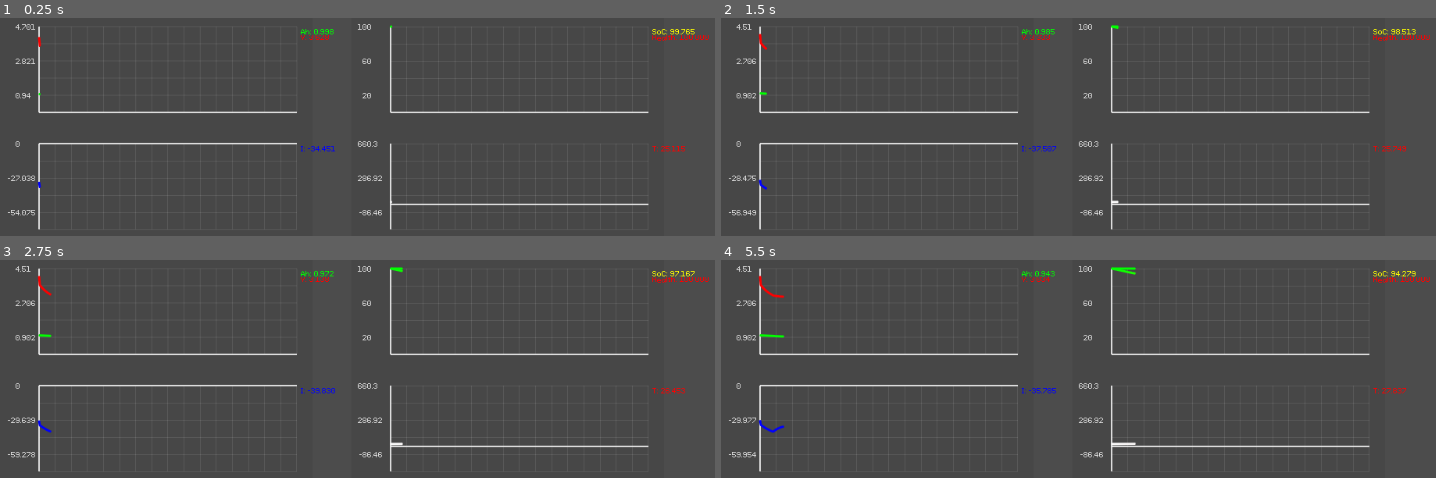
Above: before the commit, frames 1-4 (two rows, left to right).
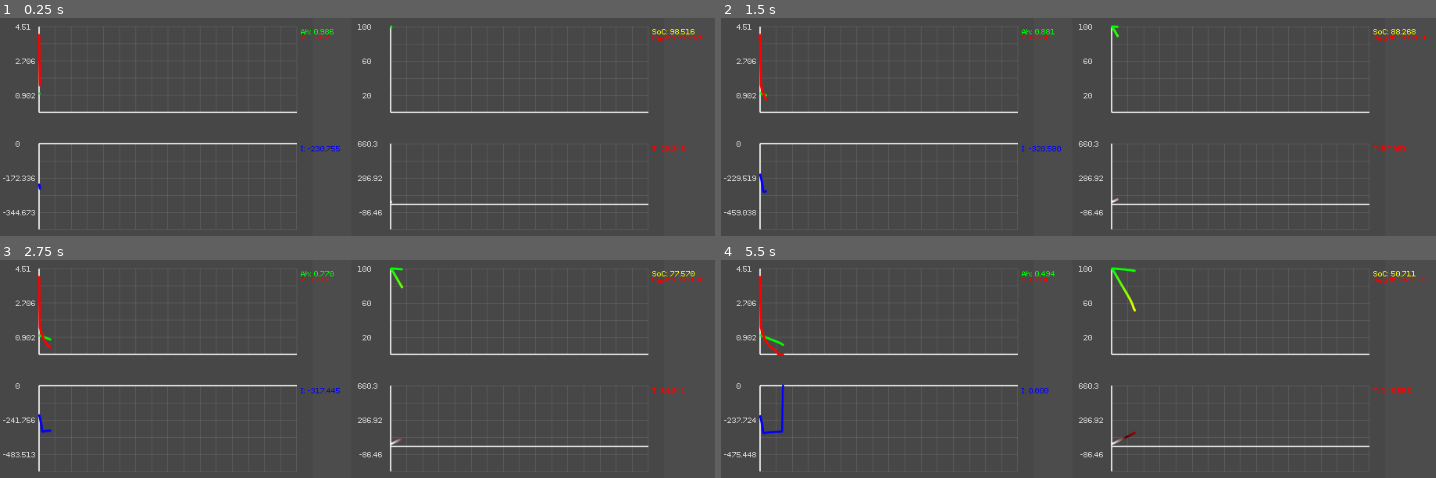
Above: after the commit, the same moments.

Repository: DrBopoH/Dustress-Mars
Game: Godot game, scene res://Source/main.tscn
Two runs of this game, one before a commit and one after it. Both use one fixed random seed, a clock stepped at 60 frames per second and the inputs below.
Inputs:
- Up to frame 1 (0.25 s): no input
- Up to frame 2 (1.5 s): no input
- Up to frame 3 (2.75 s): no input
- Up to frame 4 (5.5 s): no input

The runs differ from the first frame. In frame 1, 0.5% of the frame differs, in the area x 0-100%, y 2-91%; in frame 2, 0.5%; in frame 3, 0.7%; in frame 4, 1.2%, in the area x 0-100%, y 3-91%.

Commit message:
provided Baro-dead, burning and volt-leak-controller. But with bugs in output I and detonate T

Diff:
--- a/project/Source/Blueprints/battery.gd
+++ b/project/Source/Blueprints/battery.gd
@@ -13,6 +13,18 @@
 export var PolarizationTau: float = 2.0
 export var R_polarization_ratio: float = 0.4
 
+export var FreeVolume: float = 0.00002
+export var BoilingPoint: float = 90.0
+export var HeatOfVaporization: float = 250000.0
+export var GasConstant: float = 120.0
+
+export var ElectrolyteMass: float = 0.005
+var Liquid_Mass: float = ElectrolyteMass
+
+var Pressure: float = 101325.0
+var Vapor_Mass: float = 0.0
+var CID_popped: bool = false
+
 var _V_table: Array
 var _V_table_resolution: int = 1000
 
@@ -24,6 +36,7 @@
 
 var T: float = TAmbient
 var is_dead: bool = false
+var is_burning: bool = false
 var ln_treshhold: float = 4.605
 
 func _init():
@@ -68,20 +81,27 @@
 	return 100.0 / (1.0 + exp(-0.15 * (T - 135.0)))
 
 func get_thermal_runaway_power() -> float:
-	return 0.02 * exp(0.08 * (T - 80.0))
+	var safe_T = min(T, 220.0)
+	return 1.0 * exp(0.08 * (safe_T - 80.0))
 
 func get_degradation_rate(current_I: float) -> float:
 	var cold_charge_damage = 0.0
 	if current_I > 0.0 and T < 5.0:
 		cold_charge_damage = current_I * abs(min(0.0, T - 5.0)) * 0.0001
 
-	var thermal_damage = pow(max(0.0, T - 60.0), 2) * 0.000005
+	var thermal_damage = 0.0
+	if T > 60.0:
+		thermal_damage = (exp((T - 60.0) * 0.08) - 1.0) * 0.000005
 
 	var low_voltage_damage = 0.0
 	if V < 2.5:
 		low_voltage_damage = pow(2.5 - V, 2) * 0.001
 
-	return thermal_damage + cold_charge_damage + low_voltage_damage
+	var base_cycle_wear = abs(current_I) * 0.0000002
+	var soc_stress_multiplier = 1.0 + pow(abs(0.5 - get_SoC()) * 2.0, 2)
+	var cycle_damage = base_cycle_wear * soc_stress_multiplier
+
+	return thermal_damage + cold_charge_damage + low_voltage_damage + cycle_damage
 
 func request(t_delta: float, I: float) -> float:
 	if is_dead:
@@ -89,50 +109,100 @@
 		T += (((T - TAmbient) * -CoolingRate * 5.0) / HeatCapacity) * t_delta
 		return 0.0
 
+	if CID_popped:
+		I = 0.0
+
 	var v_ideal = get_v_ideal()
 	var r_total = get_r_actual()
-
 	var r_ohmic = r_total * (1.0 - R_polarization_ratio)
 	var r_pol = r_total * R_polarization_ratio
 
 	var g_short = get_internal_conductance()
 	var I_int = v_ideal * g_short
 
-	var max_discharge_amps = -(v_ideal / max(0.0001, r_total))
-	if I < max_discharge_amps: I = max_discharge_amps
-
+	if not CID_popped:
+		var max_discharge_amps = -(v_ideal / max(0.0001, r_total))
+		if I < max_discharge_amps: I = max_discharge_amps
+
+	# 1. Потребление емкости (РАБОТАЕТ ВСЕГДА)
 	var t_h = t_delta / 3600.0
 	var total_drain = (I_int - I) * t_h
 
 	if C >= total_drain:
 		C -= total_drain
 	else:
-		var out = C / t_h
-		if I < 0.0: I = -out
+		var available_I = C / t_h
+		if I < 0.0: I = -available_I
 		C = 0.0
 
 	if C > C_stress:
-		I = (C_stress - C) / t_h
+		I = (C_stress - C) / max(0.00001, t_h)
 		C = C_stress
 
 	C_stress = max(0.001, C_stress - get_degradation_rate(I) * t_delta)
 
-	var P_heat = (I * I * r_total) + (I_int * I_int * (1.0 / max(0.001, g_short))) + get_thermal_runaway_power()
+	# 2. Тепло и горение
+	var p_tr = get_thermal_runaway_power()
+
+	if C <= 0.0:
+		I_int = 0.0
+		g_short = 0.001
+		# ИСПРАВЛЕНО: p_tr = 0.0 УДАЛЕНО! Химия горит даже без заряда!
+
+	var P_heat = (I * I * r_total) + (I_int * I_int * (1.0 / max(0.001, g_short))) + p_tr
 	var P_cool = (T - TAmbient) * CoolingRate
-	T += ((P_heat - P_cool) / HeatCapacity) * t_delta
-
-	if T >= 200.0:
-		T += (C * 50000.0) / HeatCapacity
-		is_dead = true
-		C = 0.0
-		C_stress = 0.0
-
+	var P_boil = 0.0
+
+	# 3. Термодинамика и Давление
+	if T > BoilingPoint and Liquid_Mass > 0.0:
+		var safe_boil_T = min(T, 200.0)
+		var max_boil_rate = exp((safe_boil_T - BoilingPoint) * 0.15) * 0.000001
+		var actual_boiled = min(max_boil_rate * t_delta, Liquid_Mass)
+
+		Liquid_Mass -= actual_boiled
+		Vapor_Mass += actual_boiled
+		P_boil = (actual_boiled / t_delta) * HeatOfVaporization
+
+	# ИСПРАВЛЕНО: Давление считается по-разному до и после пробития клапана
+	if not CID_popped:
+		Pressure = 101325.0 + ((Vapor_Mass * GasConstant * (T + 273.15)) / FreeVolume)
+		if Pressure > 2000000.0:
+			CID_popped = true
+			Vapor_Mass = 0.0 # Пшиииик!
+	else:
+		# Если клапан уже открыт, пар сразу улетает, давление падает
+		Pressure = lerp(Pressure, 101325.0, 0.1)
+		Vapor_Mass = 0.0
+
+	# Применяем температуру
+	T += ((P_heat - P_cool - P_boil) / HeatCapacity) * t_delta
+
+	if T >= 200.0 and not is_burning and not is_dead:
+		is_burning = true
+
+	if is_burning:
+		var burn_speed = Capacity * 0.5 * t_delta
+		var actual_burn = min(C, burn_speed)
+
+		C -= actual_burn
+		T += (actual_burn * 50000.0) / HeatCapacity
+
+		if C <= 0.0:
+			is_burning = false
+			is_dead = true
+			C_stress = 0.0
+			C = 0.0
+
+	# 4. Обновление напряжения
 	var target_polarization = (I - I_int) * r_pol
 	var alpha = 1.0 - exp(-t_delta / PolarizationTau)
 	V_polarization = lerp(V_polarization, target_polarization, alpha)
 
 	var instant_drop = (I - I_int) * r_ohmic
 
-	V = max(0.0, v_ideal + instant_drop + V_polarization)
+	if not CID_popped:
+		V = max(0.0, v_ideal + instant_drop + V_polarization)
+	else:
+		V = 0.0
 
 	return I
--- a/project/Source/Scripts/main.gd
+++ b/project/Source/Scripts/main.gd
@@ -95,7 +95,7 @@
 	file.close()
 
 func droccel_request(delta: float):
-	var target_power = 125.0
+	var target_power = 850.0
 
 	var throttle_window_ideal = 0.5
 	var ideal_v = battery.get_v_ideal()
@@ -121,8 +121,8 @@
 	graphs[0].append("Ah", battery.C)
 	graphs[0].append("V", battery.V)
 
-	droccel_request(delta)
-	#graphs[1].append("I", power_request(delta, -420))
+	#droccel_request(delta)
+	graphs[1].append("I", power_request(delta, -850))
 
 	graphs[2].append("Health", battery.get_Health()*100)
 	graphs[2].append("SoC", battery.get_SoC()*100)
